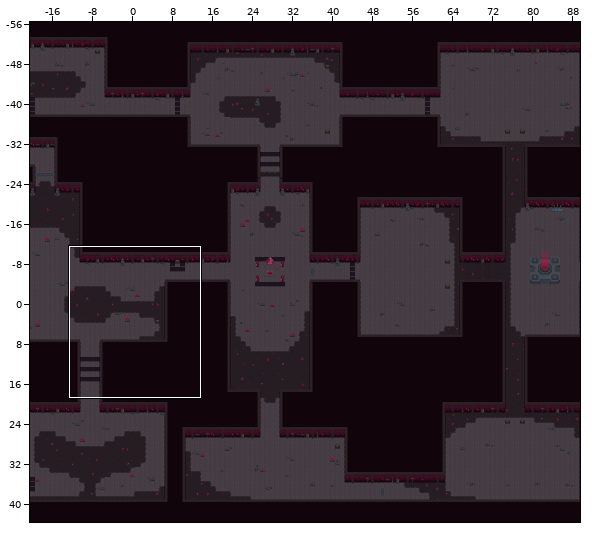
Two versions of a level (Tiled map (JSON), assets/Tilemaps/Level1.tmj). The picture above shows the old version from afar; the outline marks the close-up.
Close-up. Earlier state:
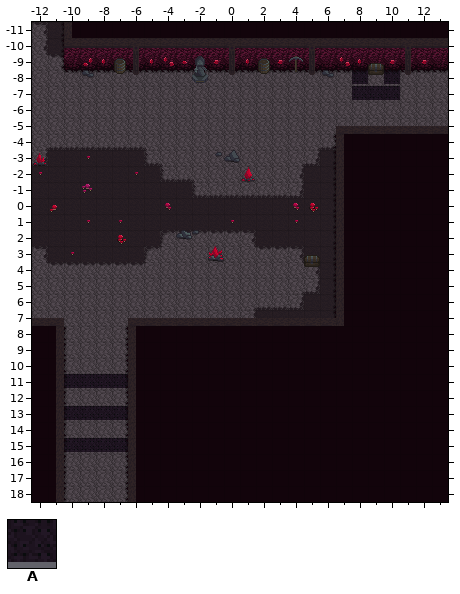
Cells are 16x16 px. Shown: x -12..13, y -11..18. The commit also changed other parts of the map, which this record leaves out.
Key: from "props": A 98.
_ is an empty cell.
Layers that did not change in this view are not listed.
Layer "spikes" before, first column x -12:
-11 __________________________
-10 __________________________
 -9 __________________________
 -8 ____________________A_A___
 -7 ____________________AAA___
 -6 __________________________
 -5 __________________________
 -4 __________________________
 -3 __________________________
 -2 __________________________
 -1 __________________________
  0 __________________________
  1 __________________________
  2 __________________________
  3 __________________________
  4 __________________________
  5 __________________________
  6 __________________________
  7 __________________________
  8 __________________________
  9 __________________________
 10 __________________________
 11 __AAAA____________________
 12 __________________________
 13 __AAAA____________________
 14 __________________________
 15 __AAAA____________________
 16 __________________________
 17 __________________________
 18 __________________________
New version:
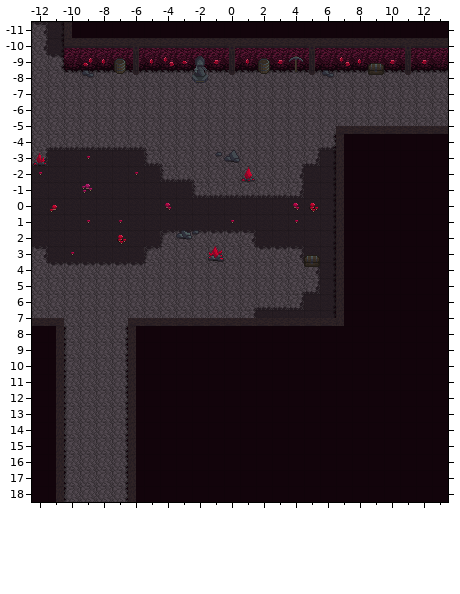
Commit: removEd static spikes from level1 also removed them from the Props.png tileset
The exact change:
Layer "spikes" (removed):
The edit erases tile A in row -8 at x 8 and 10; in row -7 at x 8 to 10; in row 11 at x -10 to -7; in row 13 at x -10 to -7; in row 15 at x -10 to -7.
